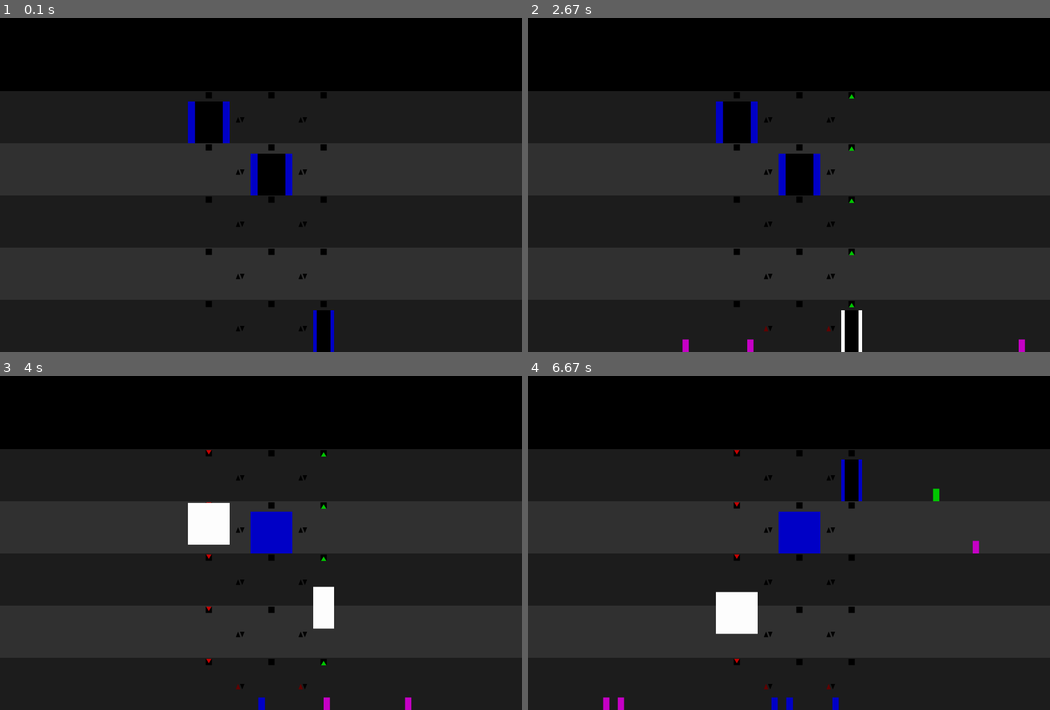
Above: before the commit, frames 1-4 (two rows, left to right).
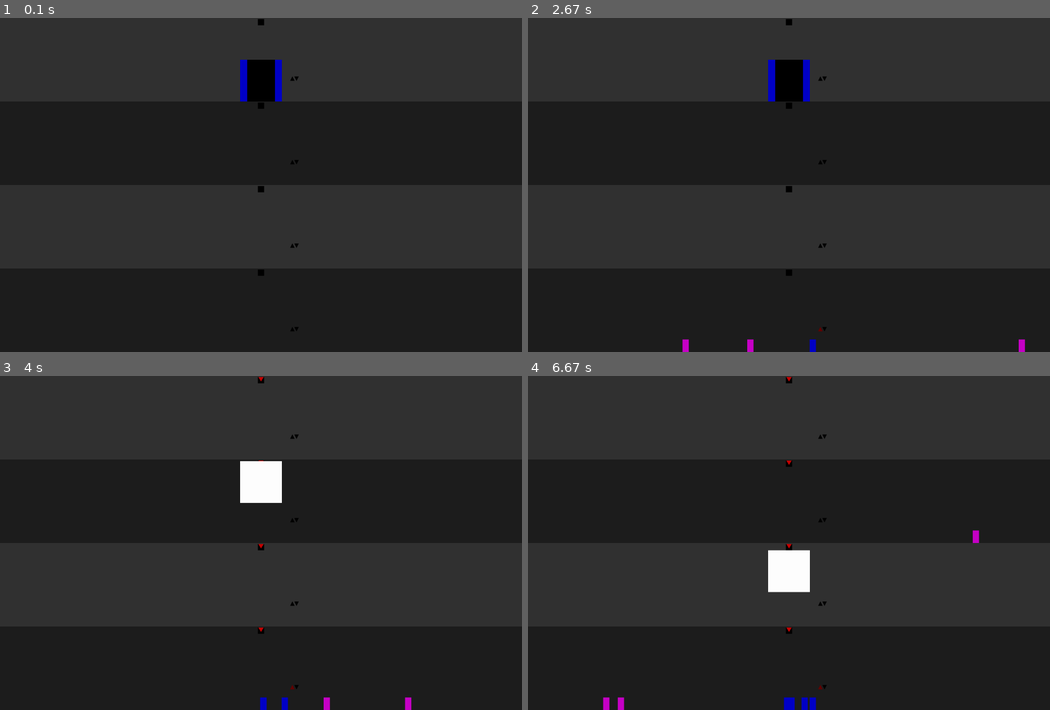
Above: after the commit, the same moments.

Repository: niklasdhein/EiP-Praktium-Aufzugssimulation
Game: pygame game, started from simulation.py
Same seed, same stepped clock (60 frames per second), same inputs: the game is played once before the commit and once after it.
Inputs:
- Up to frame 1 (0.1 s): no input
- Up to frame 2 (2.67 s): no input
- Up to frame 3 (4 s): no input
- Up to frame 4 (6.67 s): no input

The runs differ from the first frame. In frame 1, 25% of the frame differs, in the area x 0-100%, y 0-100%; in frame 2, 25%; in frame 3, 26%; in frame 4, 26%.

Commit message:
level call buttons sind jetzt abhängig von aufzügen platziert

Diff:
--- a/building.py
+++ b/building.py
@@ -8,8 +8,8 @@
         self.bottom_y = bottom_y    # y-coordinate of the bottom edge
 
         self.levels = []                    # Reference to the level graphics
-        self.create_levels(level_count)
-        self.level_count = len(self.levels)
+        self.level_count = level_count
+        self.create_levels(self.level_count)
 
         self.elevator_controller = None     # reference to the elevator controller the building contains
         self.staircase = None               # reference to the staircase the building contains
@@ -21,4 +21,4 @@
         array.
         """
         for i in range(level_count):
-            self.levels.append(Level(self, i))
+            self.levels.append(Level(building=self, level=i))
--- a/config.json
+++ b/config.json
@@ -1,6 +1,6 @@
 {
-    "elevator_count": 3,
-    "level_count": 5,
+    "elevator_count": 1,
+    "level_count": 4,
     "big_elevator_spawn_probability": 0.3,
     "elevator_mode": "algorithm",
     "passenger_spawn_chance": 0.5,
--- a/level.py
+++ b/level.py
@@ -9,8 +9,13 @@
 
         self.passengers = []        # list of passengers in the level
 
-        self.background_gfx = pygame.Rect(0, self.building.bottom_y - (self.level+1) * 250,\
-            self.building.width, 250)
+        height = self.building.bottom_y / self.building.level_count
+        self.background_gfx = pygame.Rect(
+            0,
+            self.building.bottom_y - (self.level+1) * height,
+            self.building.width,
+            height
+        )
 
         # statistics variables
         self.passengers_annoyed = 0
--- a/simulation.py
+++ b/simulation.py
@@ -90,56 +90,58 @@
     def draw_building() -> None:
         # draw each level
         for i in range(len(building.levels)):
+            level = building.levels[i]
+            button_width = 20
+
             # level background
             pygame.draw.rect(screen, (30, 30, 30) if i % 2 == 0 else (50, 50, 50), building.levels[i].background_gfx)
 
-            # up / down call buttons
+            # one elevator
             if len(elevator_controller.elevators) == 1:
                 elevator = elevator_controller.elevators[0]
+                x = elevator.graphics.x + elevator.graphics.width + (elevator_controller.elevator_margin_x - button_width) / 2
+                y = level.background_gfx.y + level.background_gfx.height - elevator.graphics.height / 2
+
+                # up call-button
                 pygame.draw.polygon(screen,
-                (0, 0, 0) if not building.levels[i].up_pressed else (200, 0, 0),
+                (0, 0, 0) if not building.levels[i].up_pressed else (100, 0, 0),
                 [
-                    (elevator.graphics.x+elevator.graphics.width+(elevator_controller.elevator_margin_x-40)/2,
-                    building.levels[i].background_gfx.y+100),
-                    (elevator.graphics.x+elevator.graphics.width+20+(elevator_controller.elevator_margin_x-40)/2,
-                    building.levels[i].background_gfx.y+100),
-                    (elevator.graphics.x+elevator.graphics.width+10+(elevator_controller.elevator_margin_x-40)/2,
-                    building.levels[i].background_gfx.y+75)
+                    (x, y),
+                    (x + button_width, y),
+                    (x + button_width / 2, y - button_width)
                 ])
+                # down call-button
                 pygame.draw.polygon(screen,
-                (0, 0, 0) if not building.levels[i].down_pressed else (200, 0, 0),
+                (0, 0, 0) if not building.levels[i].down_pressed else (100, 0, 0),
                 [
-                    (elevator.graphics.x+elevator.graphics.width+20+(elevator_controller.elevator_margin_x-40)/2,
-                    building.levels[i].background_gfx.y+75),
-                    (elevator.graphics.x+elevator.graphics.width+40+(elevator_controller.elevator_margin_x-40)/2,
-                    building.levels[i].background_gfx.y+75),
-                    (elevator.graphics.x+elevator.graphics.width+30+(elevator_controller.elevator_margin_x-40)/2,
-                    building.levels[i].background_gfx.y+100)
-                ]
-                )
+                    (x + button_width, y - button_width),
+                    (x + button_width * 2, y - button_width),
+                    (x + button_width * 1.5, y)
+                ])
+
+            # more than one elevator
             else:
                 for elevator in elevator_controller.elevators[:-1]:
+                    x = elevator.graphics.x + elevator.graphics.width + (elevator_controller.elevator_margin_x - button_width) / 2
+                    y = level.background_gfx.y + level.background_gfx.height - elevator.graphics.height / 2
+
+                    # up call-button
                     pygame.draw.polygon(screen,
                     (0, 0, 0) if not building.levels[i].up_pressed else (100, 0, 0),
                     [
-                        (elevator.graphics.x+elevator.graphics.width+(elevator_controller.elevator_margin_x-40)/2,
-                        building.levels[i].background_gfx.y+150),
-                        (elevator.graphics.x+elevator.graphics.width+20+(elevator_controller.elevator_margin_x-40)/2,
-                        building.levels[i].background_gfx.y+150),
-                        (elevator.graphics.x+elevator.graphics.width+10+(elevator_controller.elevator_margin_x-40)/2,
-                        building.levels[i].background_gfx.y+125)
+                        (x, y),
+                        (x + button_width, y),
+                        (x + button_width / 2, y - button_width)
                     ])
+
+                    # down call-button
                     pygame.draw.polygon(screen,
                     (0, 0, 0) if not building.levels[i].down_pressed else (100, 0, 0),
                     [
-                        (elevator.graphics.x+elevator.graphics.width+20+(elevator_controller.elevator_margin_x-40)/2,
-                        building.levels[i].background_gfx.y+125),
-                        (elevator.graphics.x+elevator.graphics.width+40+(elevator_controller.elevator_margin_x-40)/2,
-                        building.levels[i].background_gfx.y+125),
-                        (elevator.graphics.x+elevator.graphics.width+30+(elevator_controller.elevator_margin_x-40)/2,
-                        building.levels[i].background_gfx.y+150)
-                    ]
-                    )
+                        (x + button_width, y - button_width),
+                        (x + button_width * 2, y - button_width),
+                        (x + button_width * 1.5, y)
+                    ])
 
             # draw a direction indicator above every elevator
             for elevator in elevator_controller.elevators:
@@ -197,8 +199,8 @@
 
     # == before setup ==
 
+    # load and use config, when said
     if use_config:
-        # load and apply config
         loaded_config = get_config_from_file(file_path="./config.json", print_config=True)
 
         elevator_count = loaded_config["elevator_count"]
